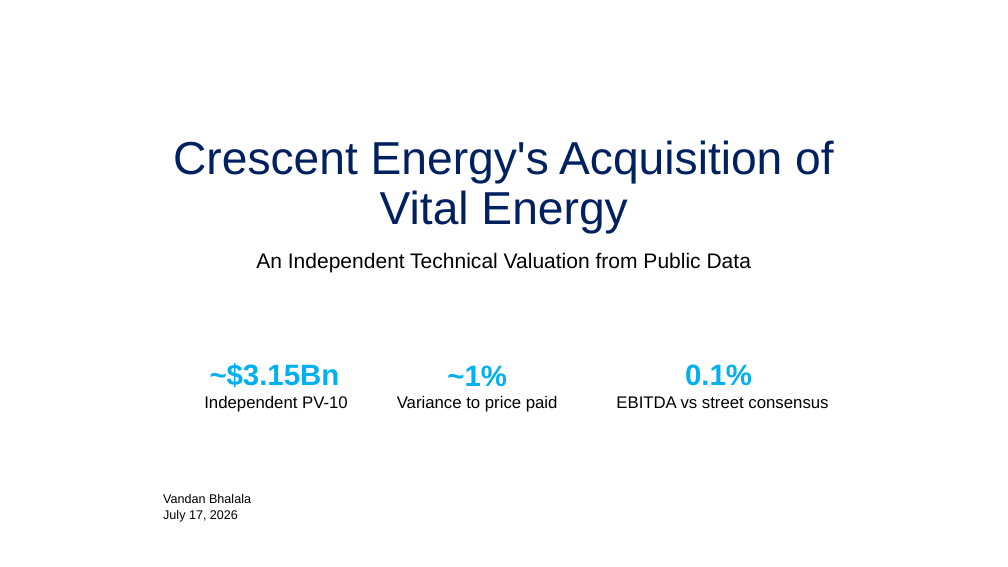
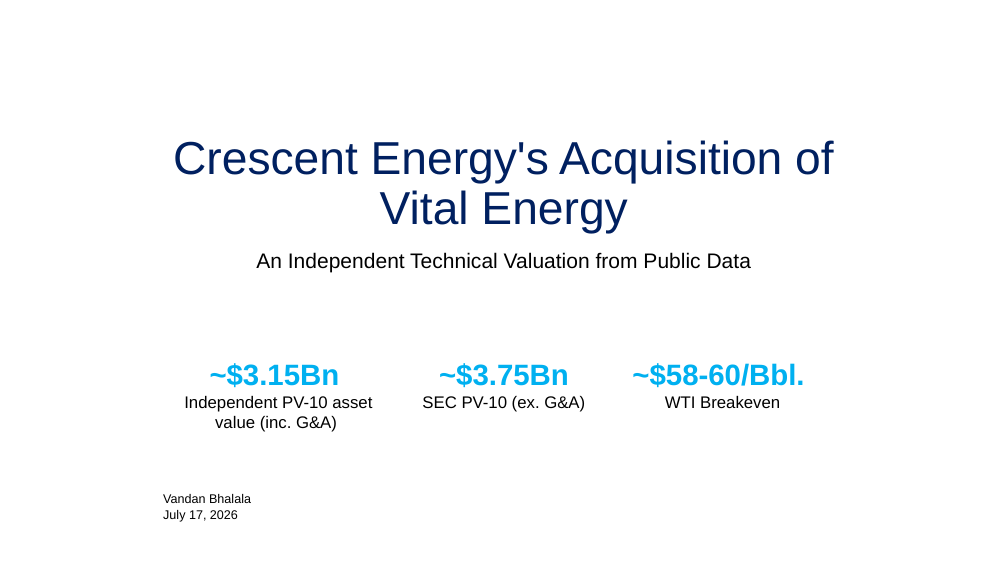
Before and after one commit to Vandan-03/Indpendent-Study, a slide deck: slide 1 of Presentation/Independent Asset Valuation Study.pptx. Drawn at 1008x567 pixels with LibreOffice and Linux fonts; fonts in the diff are those of the drawing. Boxes give left, top, right and bottom in pixels: in the first picture for what was removed or moved away, otherwise in the second. Text is boxed around its words. In the diff, an @@ line names an element or a change of style, - is before the commit and + after.

```diff
--- a/Presentation/Independent Asset Valuation Study.pptx
+++ b/Presentation/Independent Asset Valuation Study.pptx
@@ text at [422,363,585,412]: text changed @@
-~1%
-Variance to price paid
+~$3.75Bn
+SEC PV-10 (ex. G&A)
@@ text at [632,363,804,408]: text changed; size 16 to 28 pt; text colour #000000 to #00B0F0; bold on @@
-0.1%
-EBITDA vs street consensus
+~$58-60/Bbl.
+WTI Breakeven
@@ text at [184,396,372,432]: text changed @@
-Independent PV-10
+Independent PV-10 asset value (inc. G&A)
```
Also in this commit, not shown: 4 other slides changed, 1 slide added, 8 other files.
